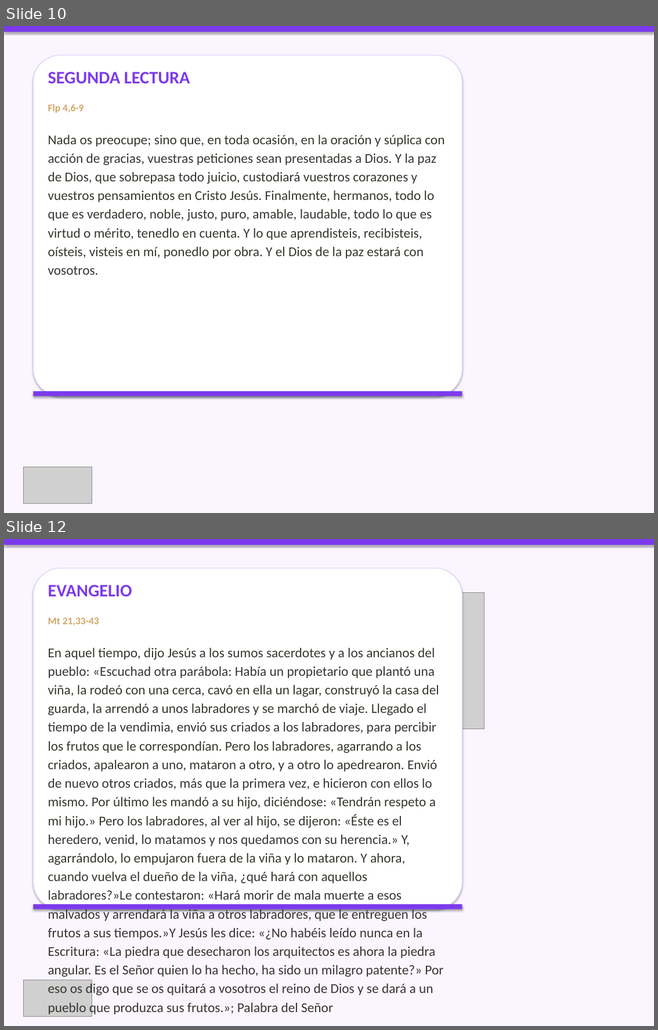
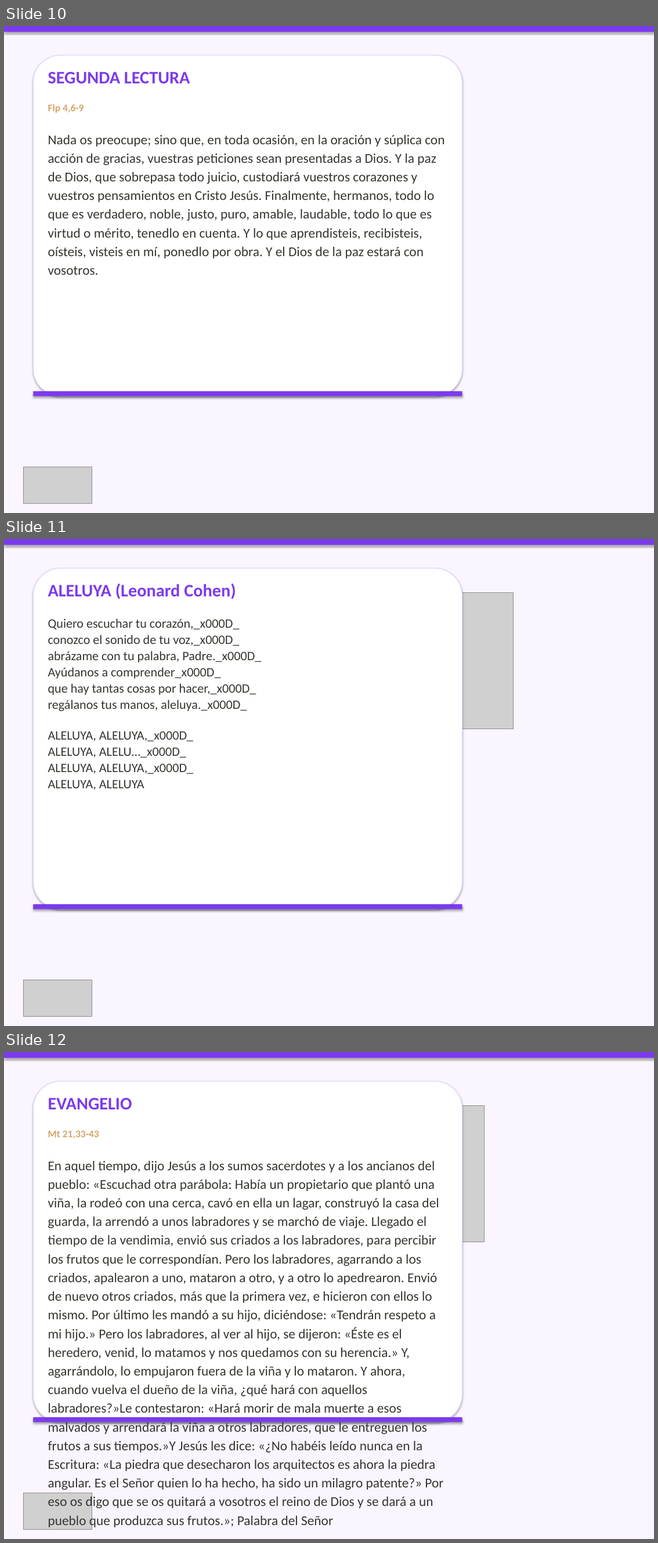
Before and after one commit to CC5M5/CCE-M5, a slide deck: presentaciones/2026-10-04_celebracion.pptx. Shown one above the other, each under a label of ours: slides 10 and 12 before the commit, slides 10, 11 and 12 after it; the slides between them are not shown. The pictures are 658x1030 and 658x1543 pixels, drawn with LibreOffice and Linux fonts; fonts in the diff are those of the drawing; grey boxes stand for pictures. Boxes give left, top, right and bottom in pixels: in the first picture for what was removed or moved away, otherwise in the second. Text is boxed around its words. In the diff, an @@ line names an element or a change of style, - is before the commit and + after.

```diff
--- a/presentaciones/2026-10-04_celebracion.pptx
+++ b/presentaciones/2026-10-04_celebracion.pptx
@@ slide 11 added at box(4, 539, 654, 1026), background #FAF5FF @@
@@ rectangle added at box(4, 539, 654, 545), fill #7C3AED @@
@@ rounded rectangle added at box(33, 568, 462, 910), fill #FFFFFF, outline #DDD6FE 1 pt @@
@@ text added at box(48, 583, 261, 790), 19 pt, text #37352F @@
+ALELUYA (Leonard Cohen)
+Quiero escuchar tu corazón,_x000D_
+conozco el sonido de tu voz,_x000D_
+abrázame con tu palabra, Padre._x000D_
+Ayúdanos a comprender_x000D_
+que hay tantas cosas por hacer,_x000D_
+regálanos tus manos, aleluya._x000D_
+ALELUYA, ALELUYA,_x000D_
+ALELUYA, ALELU…_x000D_
+ALELUYA, ALELUYA,_x000D_
+ALELUYA, ALELUYA
@@ picture added at box(360, 592, 513, 729) @@
@@ rectangle added at box(33, 904, 462, 910), fill #7C3AED @@
@@ picture added at box(24, 980, 92, 1016) @@
```
Also in this commit, not shown: 9 slides changed, 1 slide removed, 7 other files.
